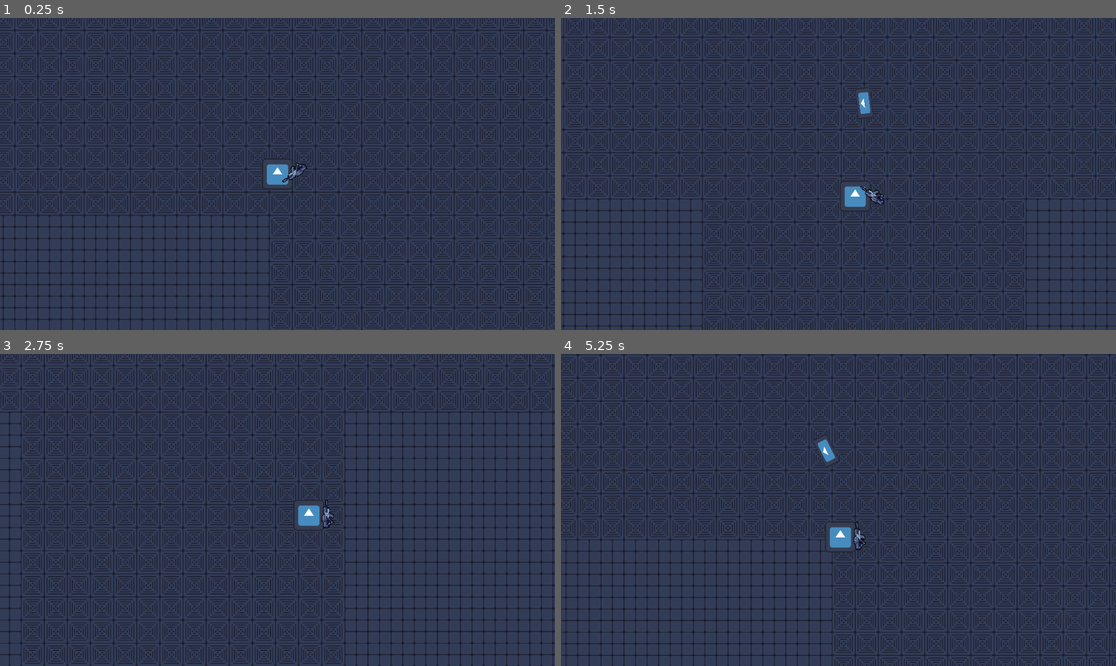
Above: before the commit, frames 1-4 (two rows, left to right).
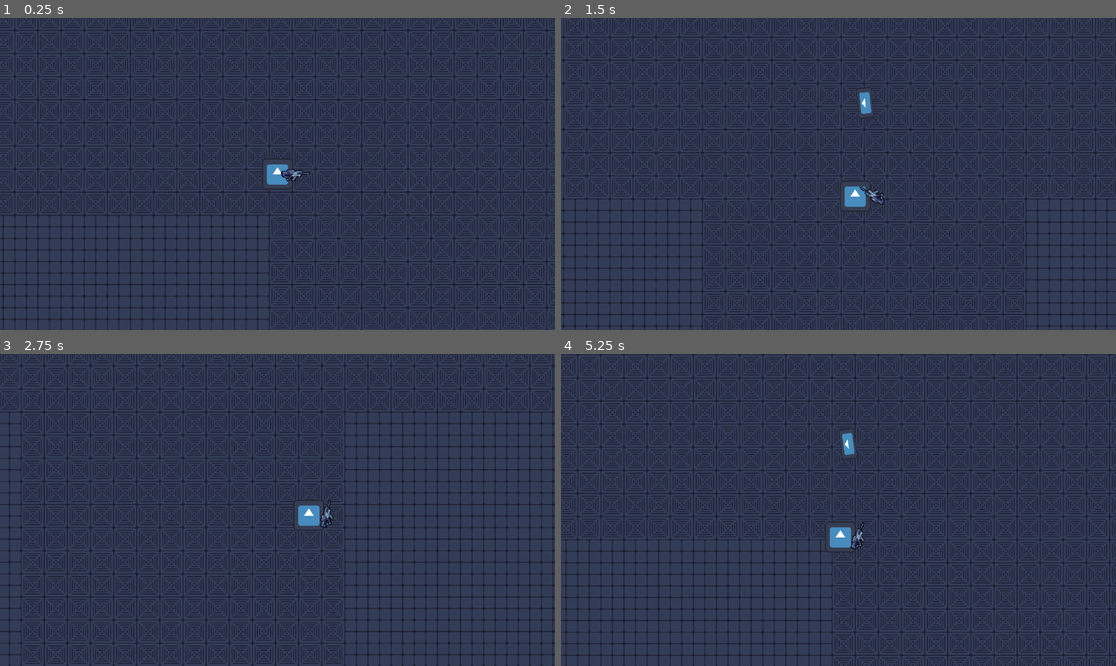
Above: after the commit, the same moments.

Repository: PieIsSpy/Scrapheap
Game: Godot game, scene res://scenes/arena.tscn
Same seed, same stepped clock (60 frames per second), same inputs: the game is played once before the commit and once after it. The engine's default icon, where the game draws it, is replaced by a stand-in: a white triangle on a blue panel in a dark square.
Inputs (mouse positions are in pixels of both pictures, inside the frame that each line leads up to):
- Up to frame 1 (0.25 s): no input
- Up to frame 2 (1.5 s): move the mouse to (960, 158) at 0.52 s; hold D (Right) 0.53-1.28 s; click (960, 158) at 0.6 s; move the mouse to (727, 189) at 1.27 s; hold S (Down) from 1.28 s (still down); click (727, 189) at 1.35 s
- Up to frame 3 (2.75 s): move the mouse to (333, 441) at 2.02 s; release S (Down) at 2.03 s; hold D (Right) from 2.03 s (still down); click (333, 441) at 2.1 s
- Up to frame 4 (5.25 s): move the mouse to (810, 572) at 2.77 s; release D (Right) at 2.78 s; hold W (Up) 2.78-3.53 s; click (810, 572) at 2.85 s; move the mouse to (1005, 556) at 3.52 s; hold A (Left) 3.53-5.03 s; click (1005, 556) at 3.6 s; move the mouse to (672, 463) at 4.27 s; click (672, 463) at 4.35 s; move the mouse to (866, 510) at 5.02 s; hold S (Down) from 5.03 s (still down); click (866, 510) at 5.1 s

The runs differ from the first frame. In frame 1, 0.1% of the frame differs, in the area x 50-56%, y 46-53%; in frame 2, 0.1%; in frame 3, 0.1%; in frame 4, 0.4%, in the area x 45-55%, y 23-64%.

Commit message:
feat: migrated gun rotation from gun script to player script

Diff:
--- a/components/gun/gun.gd
+++ b/components/gun/gun.gd
@@ -2,8 +2,6 @@
 
 const bullet = preload("res://components/bullet/bullet.tscn")
 
-@onready var RotationOffset: Node2D = $RotationOffset
-@onready var SpriteShadow: Sprite2D = $RotationOffset/Sprite2D/shadow
 @onready var ShootPos: Marker2D = $RotationOffset/Sprite2D/Marker2D
 
 var fire_rate: float = 0.1
@@ -13,9 +11,6 @@
 	$Timer.wait_time = fire_rate
 
 func _physics_process(delta: float) -> void:
-	RotationOffset.rotation = lerp_angle(RotationOffset.rotation, (get_global_mouse_position() - global_position).angle(), 6.5 * delta)
-	SpriteShadow.position = Vector2(-2, 2).rotated(-RotationOffset.rotation)
-
 	if Input.is_action_just_pressed("Shoot") and can_shoot:
 		_shoot()
 		can_shoot = false
--- a/entities/player/player.gd
+++ b/entities/player/player.gd
@@ -1,6 +1,14 @@
 extends CharacterBody2D
 
+@onready var gun = $Gun
+@onready var RotationOffset: Node2D = $Gun/RotationOffset
+@onready var SpriteShadow: Sprite2D = $Gun/RotationOffset/Sprite2D/shadow
+
 @export var speed = 400
+
+func _process(delta: float) -> void:
+	RotationOffset.rotation = lerp_angle(RotationOffset.rotation, (get_global_mouse_position() - global_position).angle(), 6.5 * delta)
+	SpriteShadow.position = Vector2(-2, 2).rotated(-RotationOffset.rotation)
 
 func get_input():
 	var input_direction = Input.get_vector("Left", "Right", "Up", "Down")
